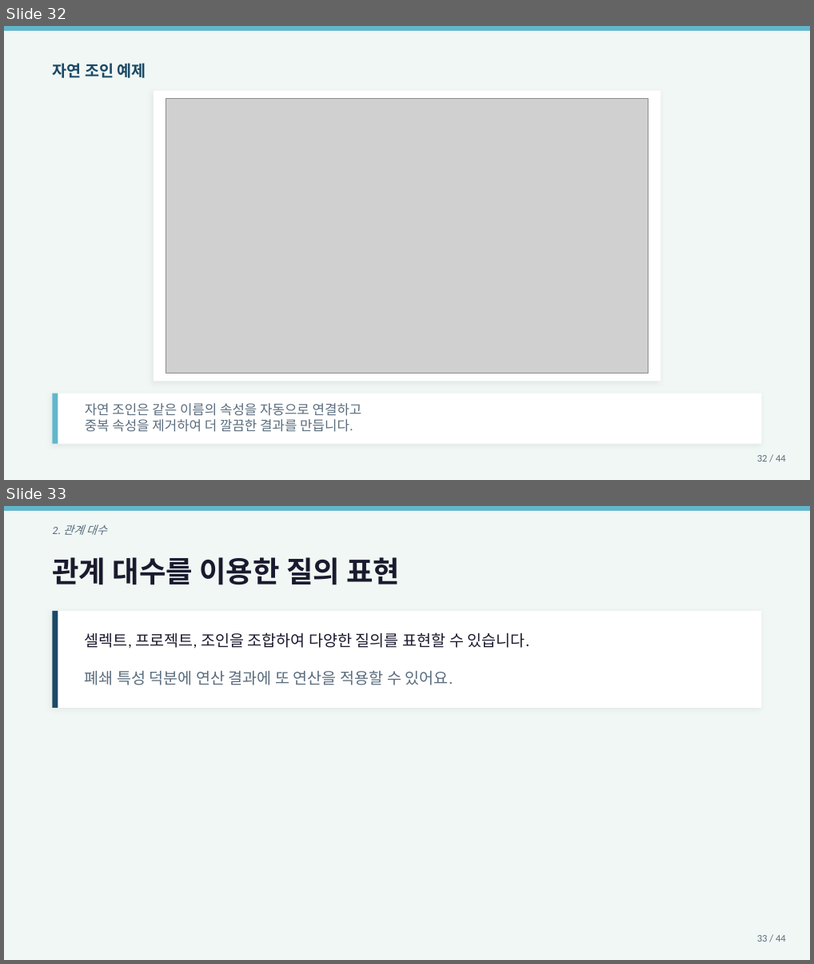
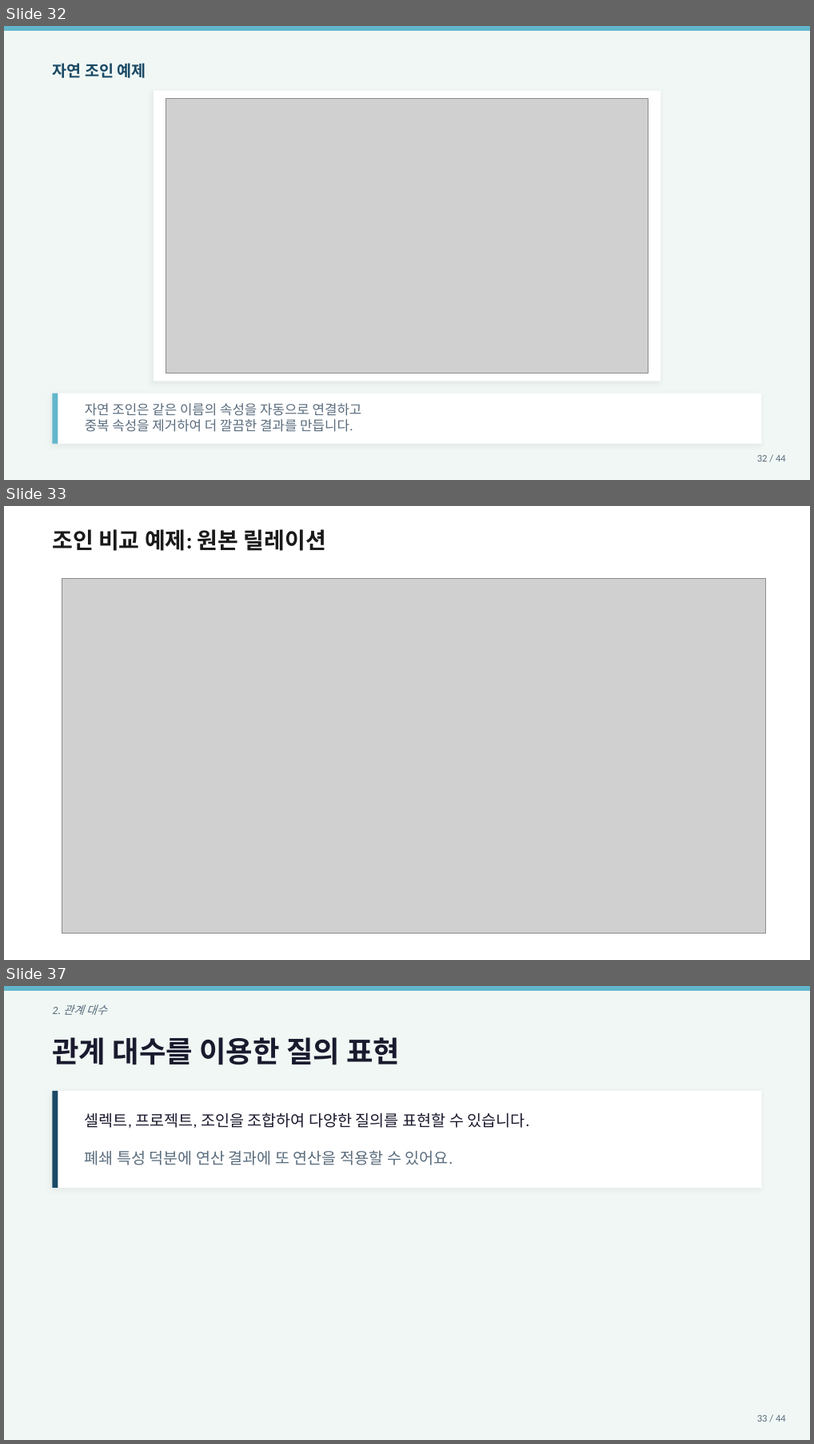
Before and after one commit to Sangdon-Park/Sangdon-Park.github.io, a slide deck: data/DB시스템/6장_관계_데이터_연산_박상돈.pptx. Shown one above the other, each under a label of ours: slides 32 and 33 before the commit, slides 32, 33 and 37 after it; the slides between them are not shown. The pictures are 814x964 and 814x1444 pixels, drawn with LibreOffice and Linux fonts; fonts in the diff are those of the drawing; grey boxes stand for pictures. Boxes give left, top, right and bottom in pixels: in the first picture for what was removed or moved away, otherwise in the second. Text is boxed around its words. In the diff, an @@ line names an element or a change of style, - is before the commit and + after.

```diff
--- a/data/DB시스템/6장_관계_데이터_연산_박상돈.pptx
+++ b/data/DB시스템/6장_관계_데이터_연산_박상돈.pptx
@@ slide 33 added at box(4, 506, 810, 960), background #FFFFFF @@
@@ text added at box(52, 529, 326, 551), 20 pt, text #1A1A1A, bold @@
+조인 비교 예제: 원본 릴레이션
@@ picture added at box(62, 579, 766, 932) @@
@@ what was slide 33 is now slide 37 @@
```
Also in this commit, not shown: 4 slides changed, 4 other slides added, 5 other files.
